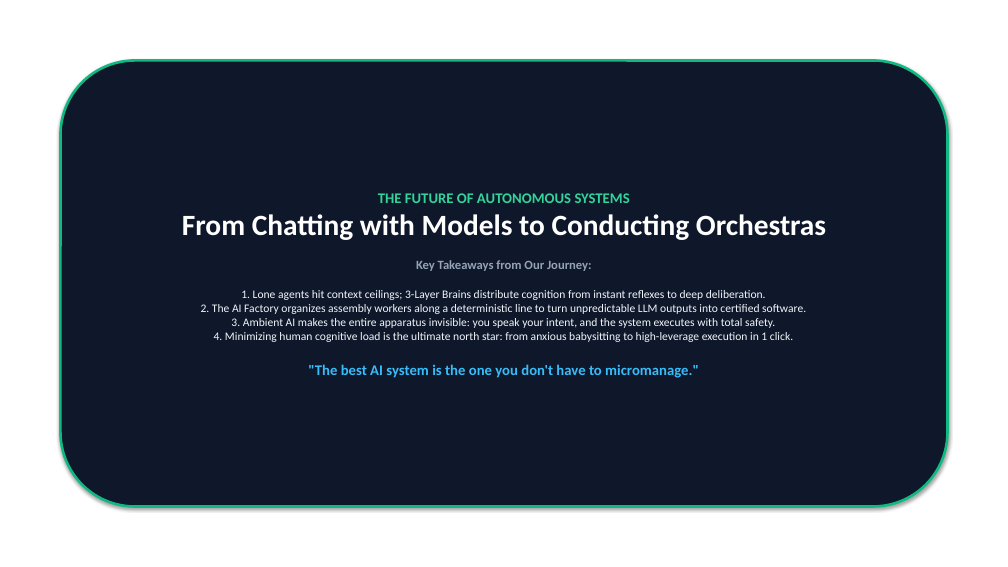
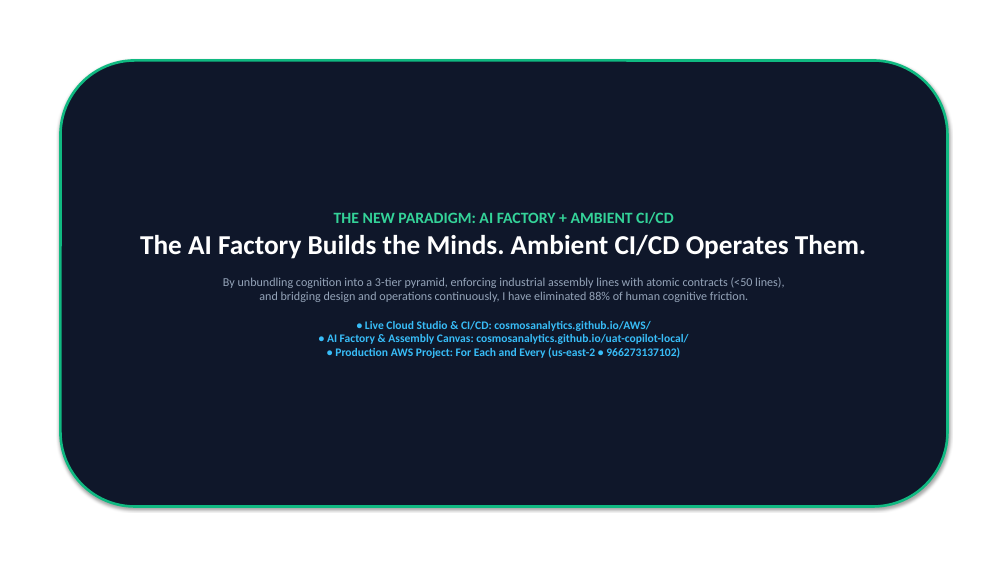
Before and after one commit to cosmosanalytics/uat-copilot-local, a slide deck: slide 9 of AI_Journey_Single_Agent_to_Ambient_Enterprise.pptx. Drawn at 1008x567 pixels with LibreOffice and Linux fonts; fonts in the diff are those of the drawing. Boxes give left, top, right and bottom in pixels: in the first picture for what was removed or moved away, otherwise in the second. Text is boxed around its words. In the diff, an @@ line names an element or a change of style, - is before the commit and + after.

Commit message:
docs: Rewrite AI Journey PPT to reflect combination of AI Factory and Ambient CI/CD

```diff
--- a/AI_Journey_Single_Agent_to_Ambient_Enterprise.pptx
+++ b/AI_Journey_Single_Agent_to_Ambient_Enterprise.pptx
@@ text in rounded rectangle at bbox=[140, 212, 866, 358]: text changed; size 11 to 11.5 pt; text colour #F1F5F9 to #94A3B8; bold on @@
-THE FUTURE OF AUTONOMOUS SYSTEMS
-From Chatting with Models to Conducting Orchestras
-Key Takeaways from Our Journey:
-1. Lone agents hit context ceilings; 3-Layer Brains distribute cognition from instant reflexes to deep deliberation.
-2. The AI Factory organizes assembly workers along a deterministic line to turn unpredictable LLM outputs into certified software.
-3. Ambient AI makes the entire apparatus invisible: you speak your intent, and the system executes with total safety.
-4. Minimizing human cognitive load is the ultimate north star: from anxious babysitting to high-leverage execution in 1 click.
-"The best AI system is the one you don't have to micromanage."
+THE NEW PARADIGM: AI FACTORY + AMBIENT CI/CD
+The AI Factory Builds the Minds. Ambient CI/CD Operates Them.
+By unbundling cognition into a 3-tier pyramid, enforcing industrial assembly lines with atomic contracts (<50 lines),
+and bridging design and operations continuously, I have eliminated 88% of human cognitive friction.
+• Live Cloud Studio & CI/CD: cosmosanalytics.github.io/AWS/
+• AI Factory & Assembly Canvas: cosmosanalytics.github.io/uat-copilot-local/
+• Production AWS Project: For Each and Every (us-east-2 • 966273137102)
```
Also in this commit, not shown: 6 other slides changed, 2 slides added, 2 slides removed.
